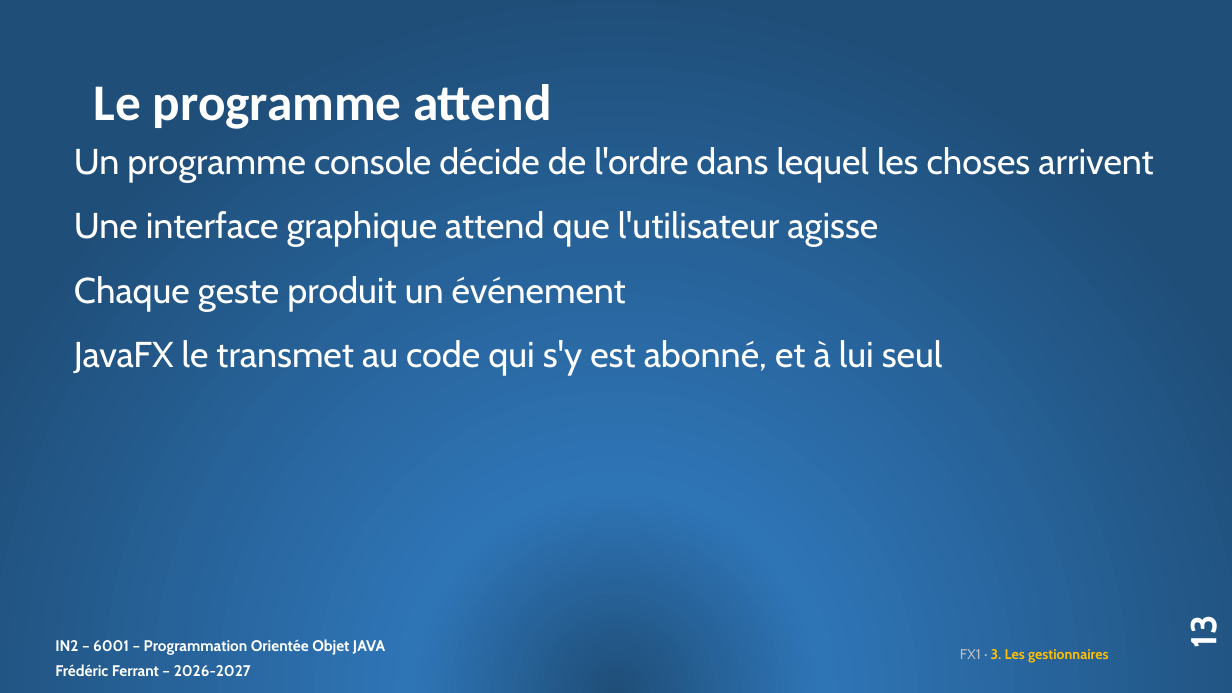
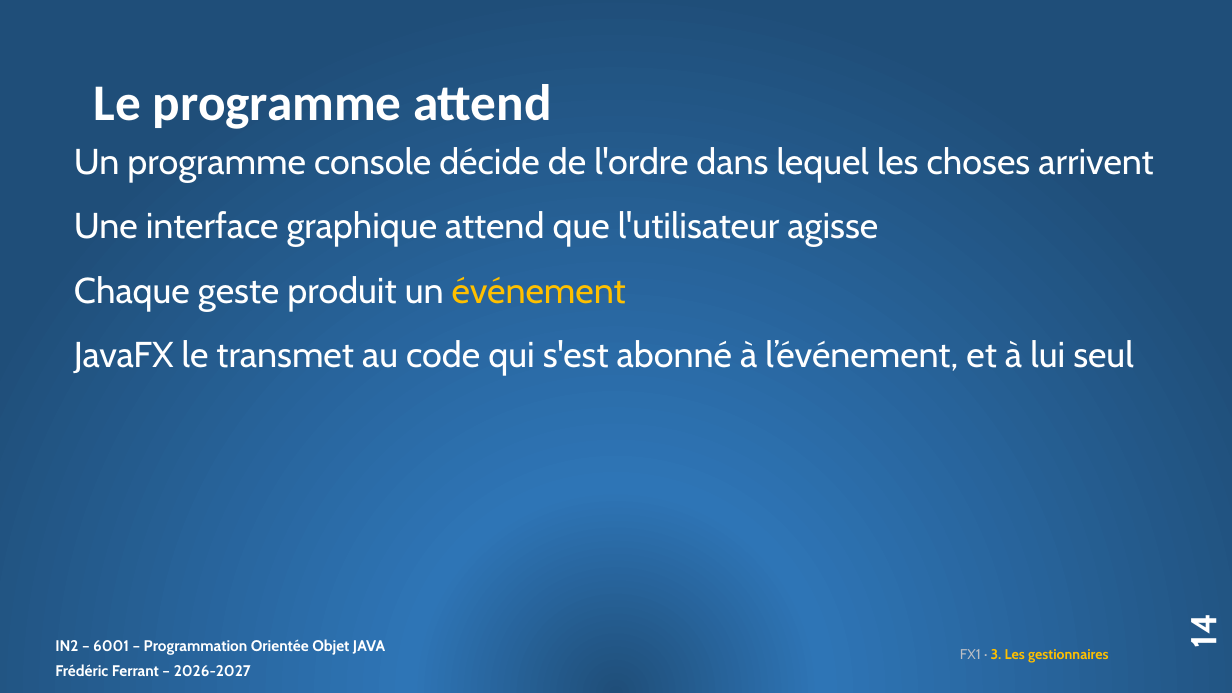
Before and after one commit to ferrantbe/ExercicesJavaClaude, a slide deck: slide 14 of _slides/remanies/14. FX1_slides.pptx (slide 13 before the commit). Drawn at 1232x693 pixels with LibreOffice and Linux fonts; fonts in the diff are those of the drawing. Boxes give left, top, right and bottom in pixels: in the first picture for what was removed or moved away, otherwise in the second. Text is boxed around its words. In the diff, an @@ line names an element or a change of style, - is before the commit and + after.

```diff
--- a/_slides/remanies/14. FX1_slides.pptx
+++ b/_slides/remanies/14. FX1_slides.pptx
@@ text at [74,276,626,312]: text colour #FFFFFF to #FFC000 in "événement" @@
@@ text at [74,340,1133,376]: text changed @@
-JavaFX le transmet au code qui s'y est abonné, et à lui seul
+JavaFX le transmet au code qui s'est abonné à l’événement, et à lui seul
@@ page number at [1182,617,1226,647]: text changed @@
-13
+14
```
Also in this commit, not shown: 9 other slides changed, 1 slide added, 2 other files.
